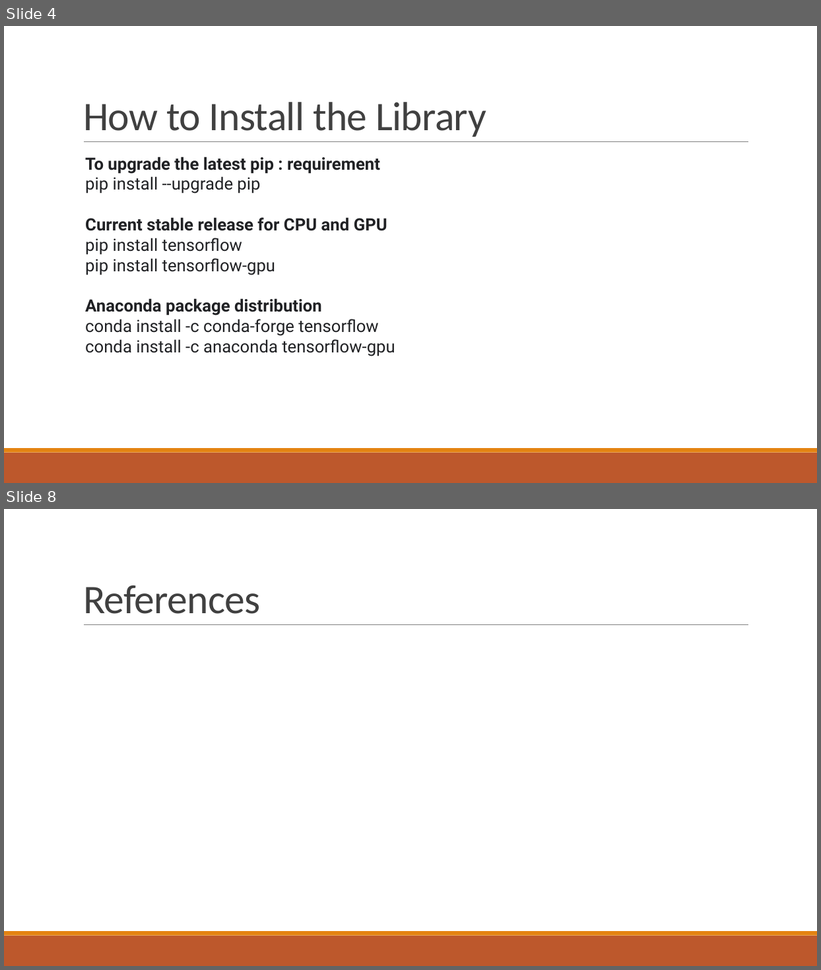
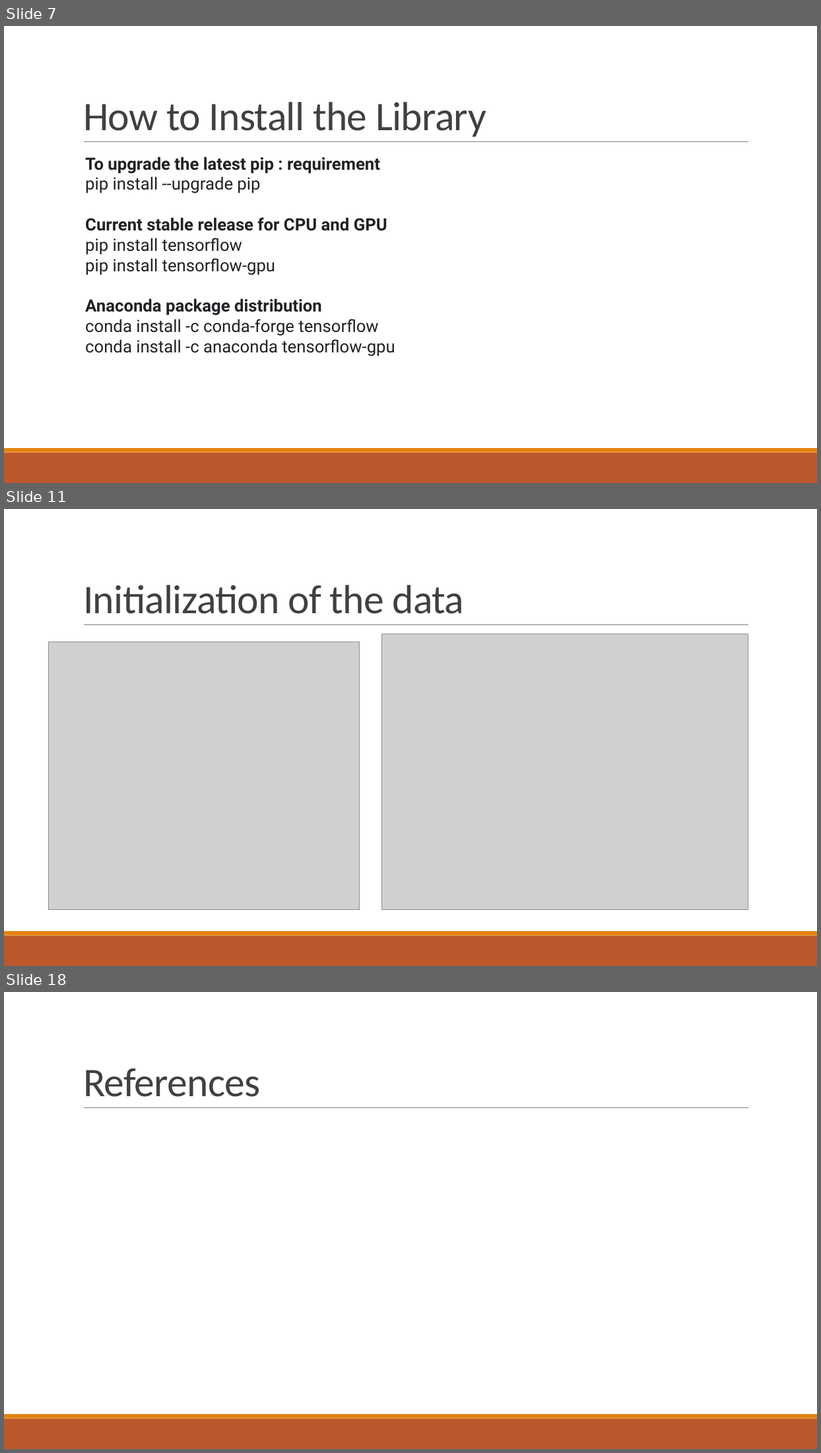
Before and after one commit to agx01/tf_presentation, a slide deck: Tensorflow_presentation.pptx. Shown one above the other, each under a label of ours: slides 4 and 8 before the commit, slides 7, 11 and 18 after it; the slides between them are not shown. The pictures are 821x970 and 821x1453 pixels, drawn with LibreOffice and Linux fonts; fonts in the diff are those of the drawing; grey boxes stand for pictures. Boxes give left, top, right and bottom in pixels: in the first picture for what was removed or moved away, otherwise in the second. Text is boxed around its words. In the diff, an @@ line names an element or a change of style, - is before the commit and + after.

```diff
--- a/Tensorflow_presentation.pptx
+++ b/Tensorflow_presentation.pptx
@@ slide 11 added at (4,509,817,966), background #FFFFFF; not listed: 3 template elements that a slide beside it also shows @@
@@ title added at (83,585,465,614), 48 pt, text #404040 @@
+Initialization of the data
@@ picture added at (48,642,359,910) @@
@@ picture added at (382,634,748,910) @@
@@ what was slide 4 is now slide 7 @@
@@ what was slide 8 is now slide 18 @@
```
Also in this commit, not shown: 3 slides changed, 11 other slides added, 2 slides removed, 7 other files.
